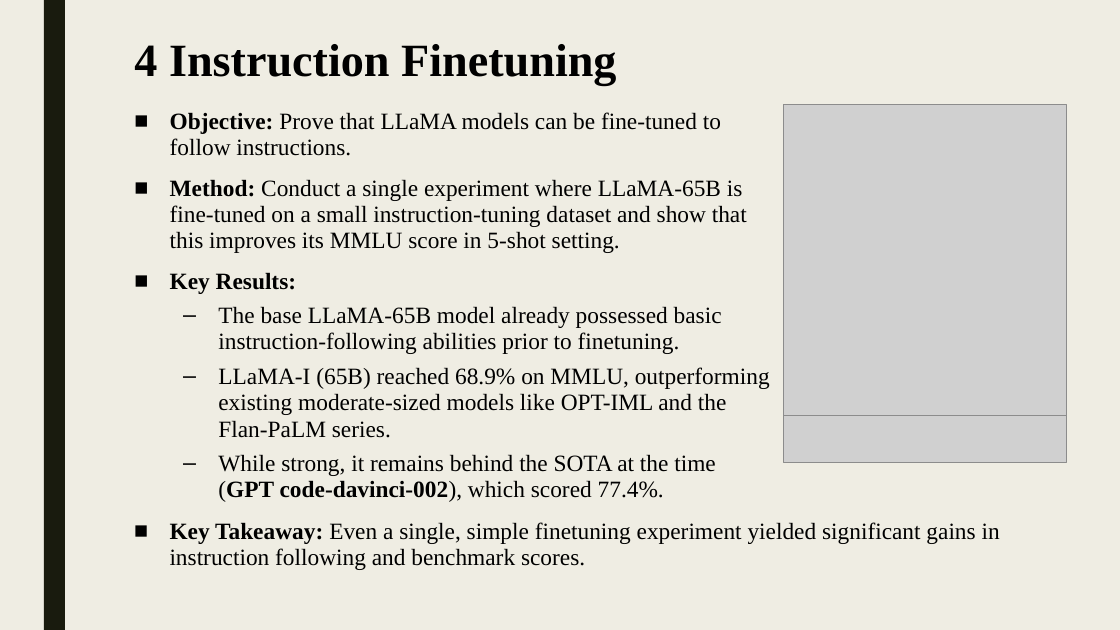
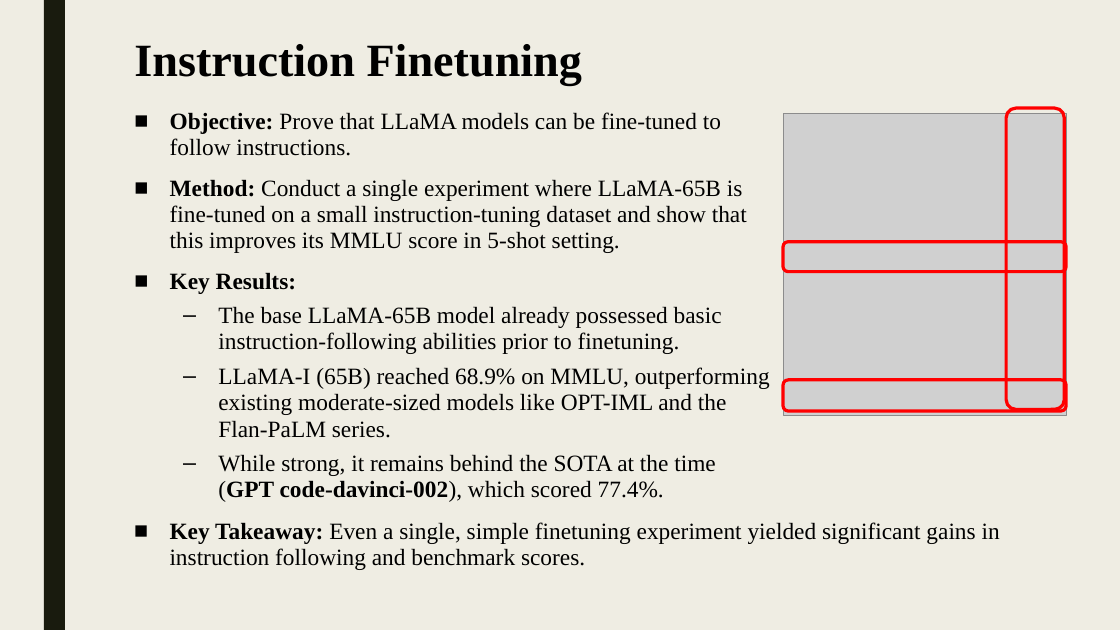
Before and after one commit to shlomi1993/llm-from-scratch, a slide deck: slide 18 of presentation/Lecture Slides.pptx. Drawn at 1120x630 pixels with LibreOffice and Linux fonts; fonts in the diff are those of the drawing; grey boxes stand for pictures. Boxes give left, top, right and bottom in pixels: in the first picture for what was removed or moved away, otherwise in the second. Text is boxed around its words. In the diff, an @@ line names an element or a change of style, - is before the commit and + after.

```diff
--- a/presentation/Lecture Slides.pptx
+++ b/presentation/Lecture Slides.pptx
@@ title at <box>134,44,582,85</box>: text changed @@
-4 Instruction Finetuning
+Instruction Finetuning
@@ picture: place and size @@
-picture at <box>783,104,1066,415</box>
+picture at <box>783,114,1066,416</box>
@@ rounded rectangle added at <box>1007,108,1065,410</box>, outline #FF0000 2.75 pt @@
@@ rounded rectangle added at <box>783,242,1066,272</box>, outline #FF0000 2.75 pt @@
@@ rounded rectangle added at <box>783,380,1066,411</box>, outline #FF0000 2.75 pt @@
@@ picture removed at <box>783,415,1066,463</box> @@
```
Also in this commit, not shown: 11 other slides changed, 3 slides added, 5 slides removed.
